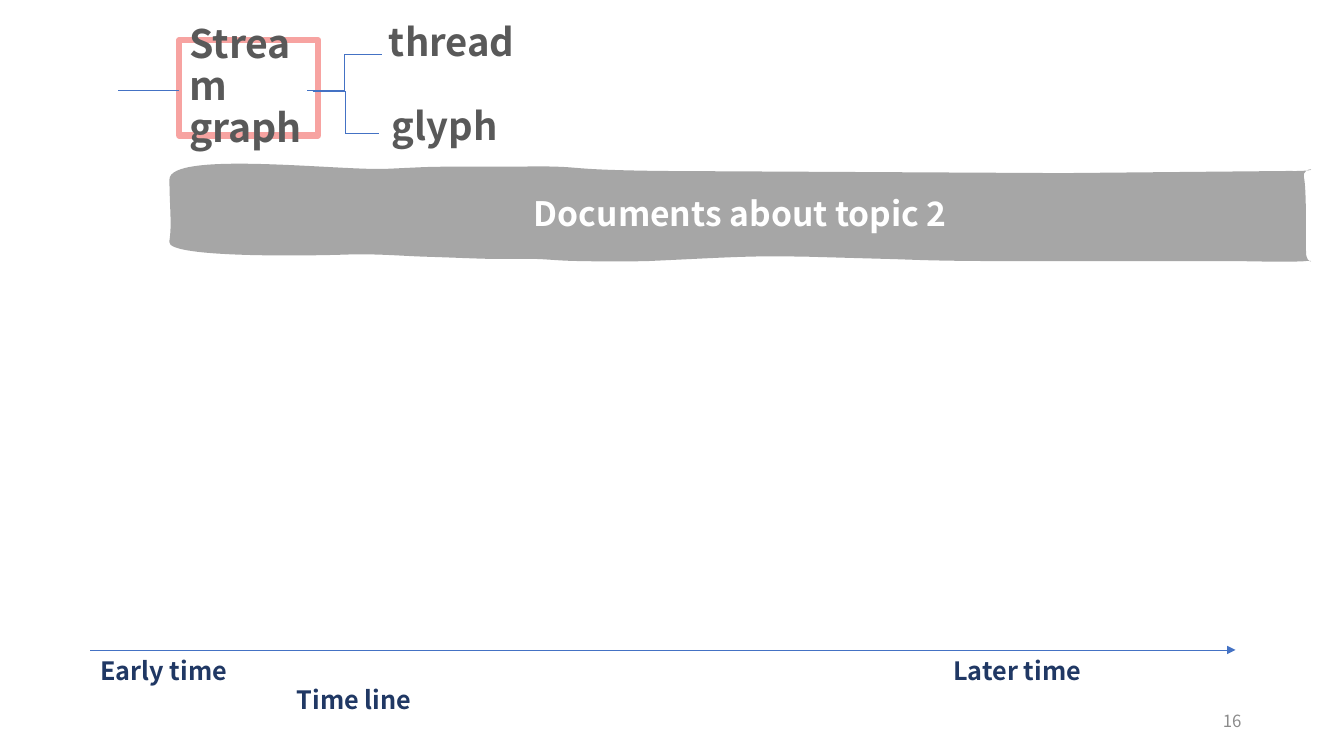
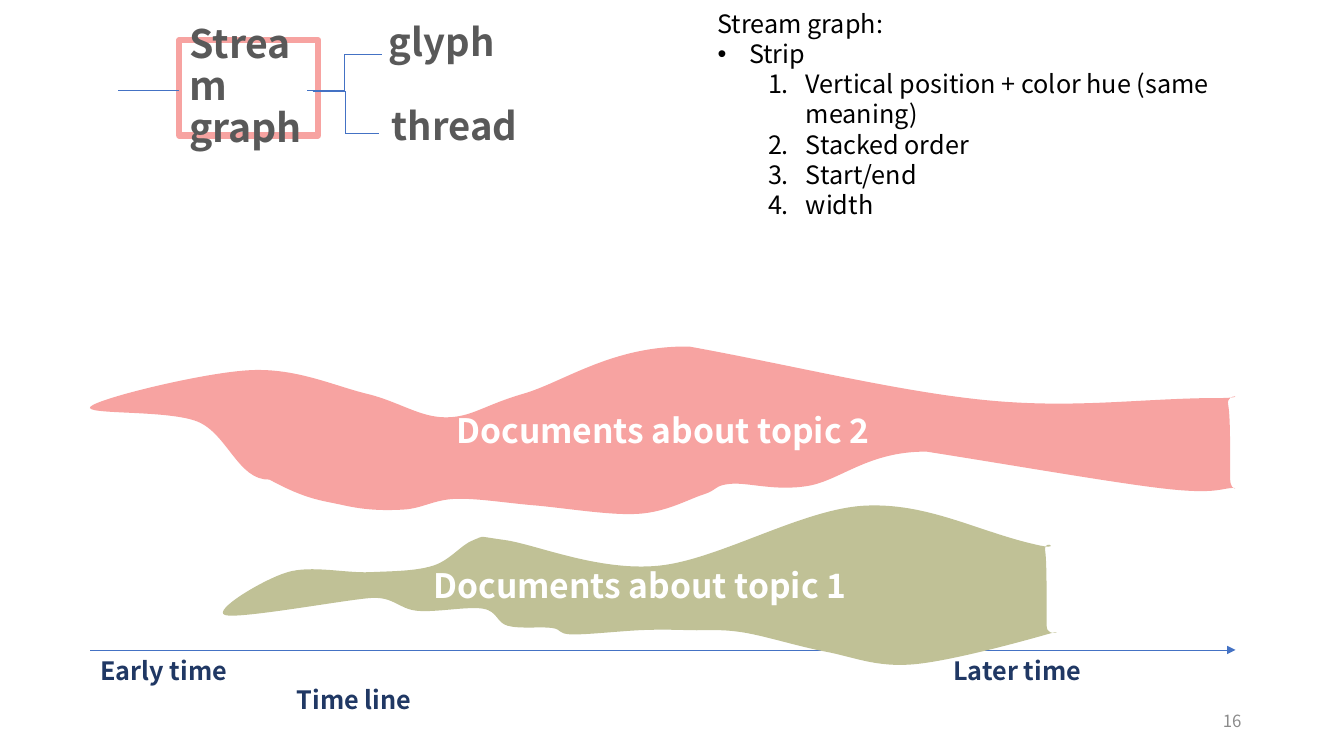
Before and after one commit to wangqianwen0418/decompose-vis, a slide deck: slide 16 of case study.pptx. Drawn at 1344x756 pixels with LibreOffice and Linux fonts; fonts in the diff are those of the drawing. Boxes give left, top, right and bottom in pixels: in the first picture for what was removed or moved away, otherwise in the second. Text is boxed around its words. In the diff, an @@ line names an element or a change of style, - is before the commit and + after.

Commit message:
update ppt

```diff
--- a/case study.pptx
+++ b/case study.pptx
@@ text "glyph": place and size @@
-text "glyph" at (392, 109, 498, 150)
+text "glyph" at (389, 25, 495, 66)
@@ text added at (718, 13, 1209, 215), 18 pt, text #000000 @@
+Stream graph:
+• Strip
+  1. Vertical position + color hue (same meaning)
+  2. Stacked order
+  3. Start/end
+  4. width
@@ text "thread": place and size @@
-text "thread" at (389, 25, 514, 57)
+text "thread" at (392, 109, 517, 141)
@@ freeform shape "Documents about topic 2": place and size @@
-freeform shape "Documents about topic 2" at (169, 163, 1312, 261)
+freeform shape "Documents about topic 2" at (90, 347, 1236, 514)
@@ freeform shape "Documents about topic 2" at (90, 347, 1236, 514): fill #A6A6A6 to #F7A3A1 @@
@@ freeform shape added at (223, 505, 1057, 664), fill #C0C196, 24 pt, text #FFFFFF, bold @@
+Documents about topic 1
```
Also in this commit, not shown: 13 other slides changed, 7 slides added.
